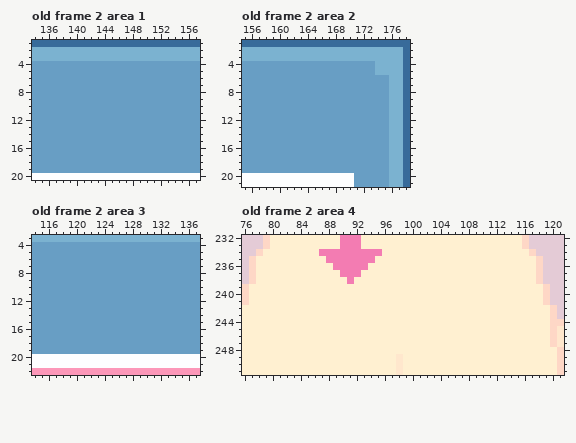
Pixel-art file -- Assets/Aseprite/background.aseprite. The first picture shows the starting point.
180x320 pixels, 9 frames. Colours within 5 levels of each other are drawn and written as one. Shown: old frame 2 area 1: x 134..157, y 1..20; old frame 2 area 2: x 155..178, y 1..21; old frame 2 area 3: x 114..137, y 3..22; old frame 2 area 4: x 76..121, y 232..251. The commit also changed other frames or places, which this record leaves out.
Now the later version:
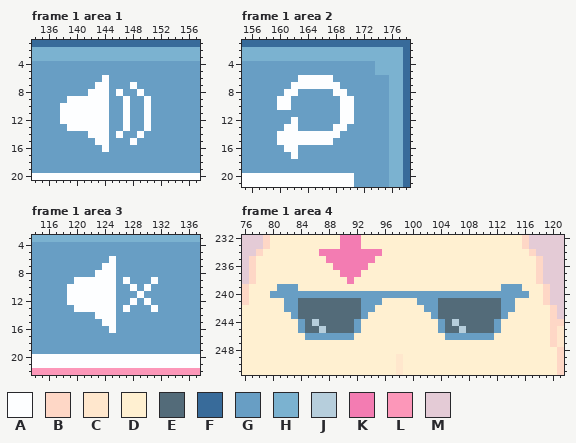
Palette (. is transparent): A #fdfeff  B #fed7c6  C #ffe7cd  D #fff0d1  E #536b79  F #386b9a  G #689ec4  H #7bb2d0  J #b6cedc  K #f37cb2  L #fc97b9  M #e4cbd6
A new or re-ordered frame is compared with the old frame closest to it.
Edits made:
frames re-ordered
Changed rows in their new state; - is an unchanged pixel.
Frame 1 area 1 against old frame 2, layer "ui_music_button":
first column x 138:
 6 ------A------
 7 -----AA---A--
 8 ----AAA-A--A-
 9 -AAAAAA--A--A
10 AAAAAAA--A--A
11 AAAAAAA--A--A
12 AAAAAAA--A--A
13 -AAAAAA--A--A
14 ----AAA-A--A-
15 -----AA---A--
16 ------A------
Frame 1 area 2 against old frame 2, layer "ui_replay_button":
first column x 160:
 6 ---AAAAA---
 7 --AAAAAAA--
 8 -AA-----AA-
 9 AA-------AA
10 AA-------AA
11 ---------AA
12 --A------AA
13 -AA-----AA-
14 AAAAAAAAA--
15 AAAAAAAA---
16 -AA--------
17 --A--------
Frame 1 area 3 against old frame 2, layer "ui_music_button":
first column x 119:
 6 ------A------
 7 -----AA------
 8 ----AAA------
 9 -AAAAAA-A---A
10 AAAAAAA--A-A-
11 AAAAAAA---A--
12 AAAAAAA--A-A-
13 -AAAAAA-A---A
14 ----AAA------
15 -----AA------
16 ------A------
Frame 1 area 4 against old frame 2, layer "Sunglasses":
first column x 80:
239 -GGG-----------------------------GGG-
240 GGGGGGGGGGGGGGGGGGGGGGGGGGGGGGGGGGGGG
241 --GGEEEEEEEEEGGG-----GGGEEEEEEEEEGG--
242 --GGEEEEEEEEEGG-------GGEEEEEEEEEGG--
243 ---GEEEEEEEEEG---------GEEEEEEEEEG---
244 ----GEJEEEEEG-----------GEJEEEEEG----
245 ----GEEJEEEEG-----------GEEJEEEEG----
246 -----GGGGGGG-------------GGGGGGG-----
Pixel boxes of the changes (left, top, right, bottom) in both pictures:
changed: (60, 75, 151, 152)
changed: (277, 75, 354, 159)
changed: (67, 256, 158, 333)
changed: (270, 284, 529, 340)
